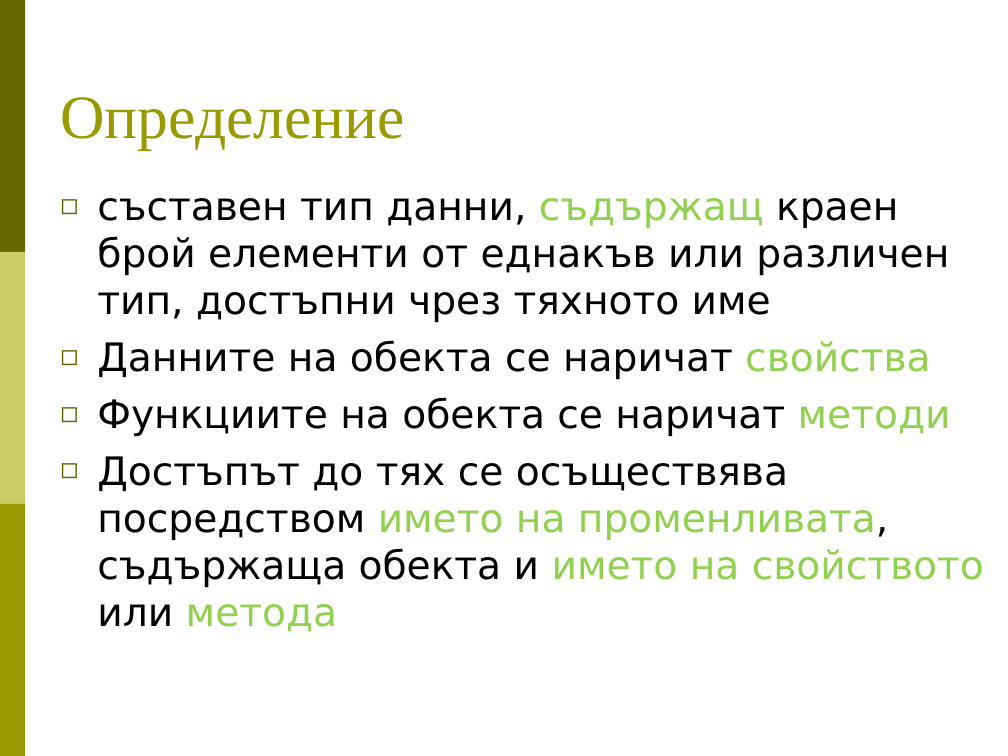
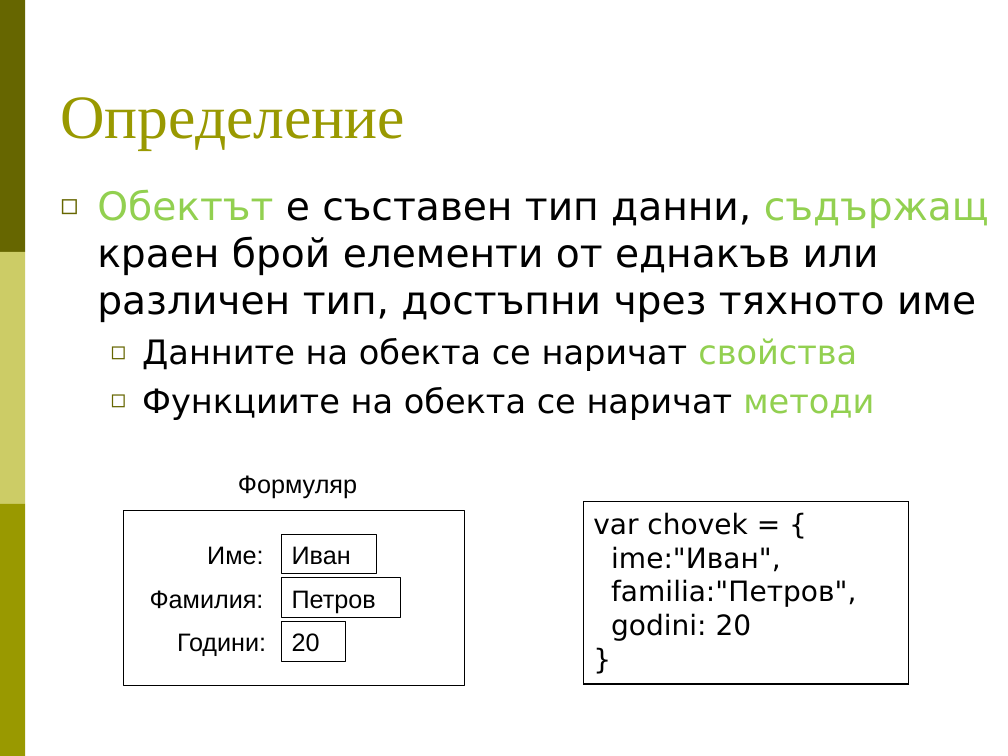
Before and after one commit to BG-IT-Edu/Free-Content, a slide deck: slide 2 of dmanolov/Информатика 8 клас (JavaScript)/04.Въведение в програмирането/10.Обекти.ppt. Drawn at 1008x756 pixels with LibreOffice and Linux fonts; fonts in the diff are those of the drawing. Boxes give left, top, right and bottom in pixels: in the first picture for what was removed or moved away, otherwise in the second. Text is boxed around its words. In the diff, an @@ line names an element or a change of style, - is before the commit and + after.

```diff
--- a/dmanolov/Информатика 8 клас (JavaScript)/04.Въведение в програмирането/10.Обекти.ppt
+++ b/dmanolov/Информатика 8 клас (JavaScript)/04.Въведение в програмирането/10.Обекти.ppt
@@ text at (97, 189, 989, 322): text changed @@
-◻ съставен тип данни, съдържащ краен брой елементи от еднакъв или различен тип, достъпни чрез тяхното име
+◻ Обектът e съставен тип данни, съдържащ краен брой елементи от еднакъв или различен тип, достъпни чрез тяхното име
@@ text at (142, 338, 874, 420): size 28 to 24 pt in "Данните на обекта се наричат свойства", "Функциите на обекта се наричат методи"; list level 1 to 2 in "Данните на обекта се наричат ..."; list level 1 to 2 in "Функциите на обекта се наричат ..." @@
@@ text at (97, 456, 984, 632): paragraph removed @@
-◻ Достъпът до тях се осъществява посредством името на променливата, съдържаща обекта и името на свойството или метода
@@ group added at (123, 463, 465, 684): 8 rectangles @@
+Иван
+Име:
+Петров
+Фамилия:
+20
+Години:
+Формуляр
@@ rectangle added at (584, 502, 909, 684), fill #FFFFFF, outline #000000 0.99 pt, 20 pt, text #000000 @@
+var chovek = {
+ime:"Иван",
+familia:"Петров",
+godini: 20
+}
```
Also in this commit, not shown: 4 other slides changed, 1 other file.
